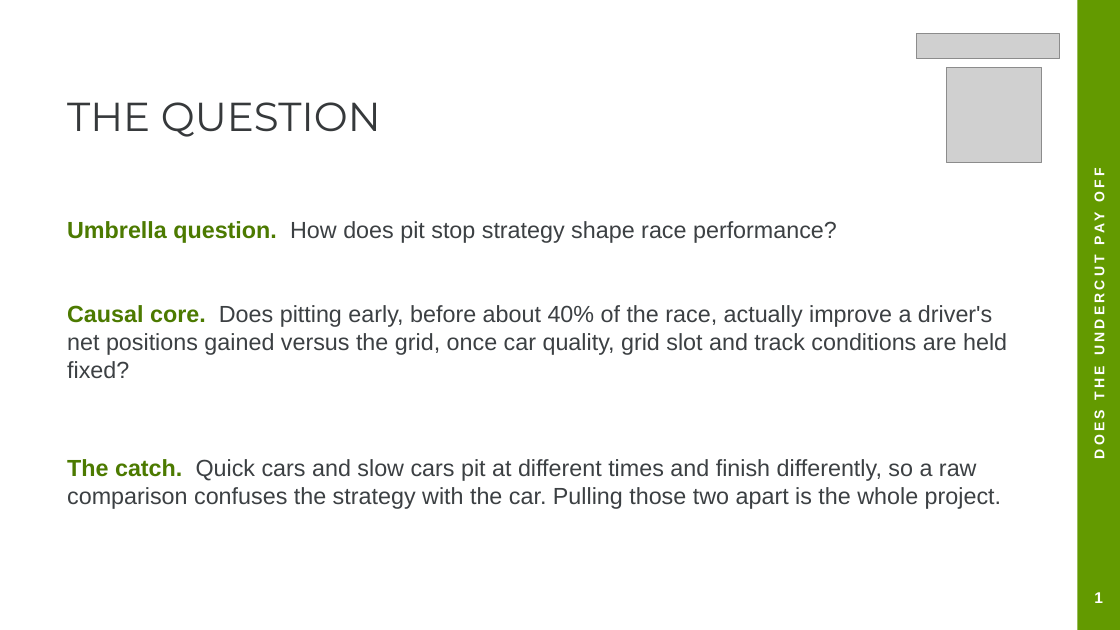
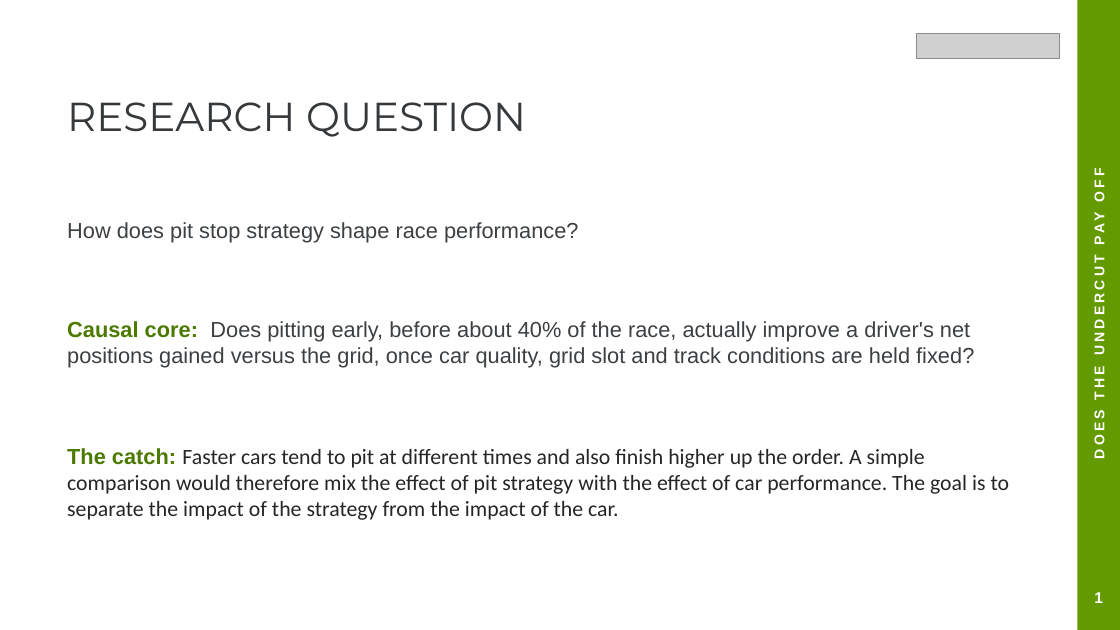
Before and after one commit to Munish0303/dai-mission-group-K, a slide deck: slide 3 of presentation.pptx. Drawn at 1120x630 pixels with LibreOffice and Linux fonts; fonts in the diff are those of the drawing; grey boxes stand for pictures. Boxes give left, top, right and bottom in pixels: in the first picture for what was removed or moved away, otherwise in the second. Text is boxed around its words. In the diff, an @@ line names an element or a change of style, - is before the commit and + after.

```diff
--- a/presentation.pptx
+++ b/presentation.pptx
@@ picture removed at (946, 67, 1042, 162) @@
@@ text at (67, 102, 526, 137): text changed @@
-THE QUESTION
+RESEARCH QUESTION
@@ text at (67, 222, 579, 243): text changed; size 15 to 14 pt @@
-Umbrella question. How does pit stop strategy shape race performance?
+How does pit stop strategy shape race performance?
@@ text at (67, 321, 974, 368): text changed; size 15 to 14 pt @@
-Causal core. Does pitting early, before about 40% of the race, actually improve a driver's net positions gained versus the grid, once car quality, grid slot and track conditions are held fixed?
+Causal core: Does pitting early, before about 40% of the race, actually improve a driver's net positions gained versus the grid, once car quality, grid slot and track conditions are held fixed?
@@ text at (67, 448, 1010, 520): text changed; size 15 to 14 pt; font Arial to Calibri; text colour #3C4043 to #262626 @@
-The catch. Quick cars and slow cars pit at different times and finish differently, so a raw comparison confuses the strategy with the car. Pulling those two apart is the whole project.
+The catch: Faster cars tend to pit at different times and also finish higher up the order. A simple comparison would therefore mix the effect of pit strategy with the effect of car performance. The goal is to separate the impact of the strategy from the impact of the car.
```
Also in this commit, not shown: 31 other slides changed, 4 slides added, 3 slides removed, 2 other files.
